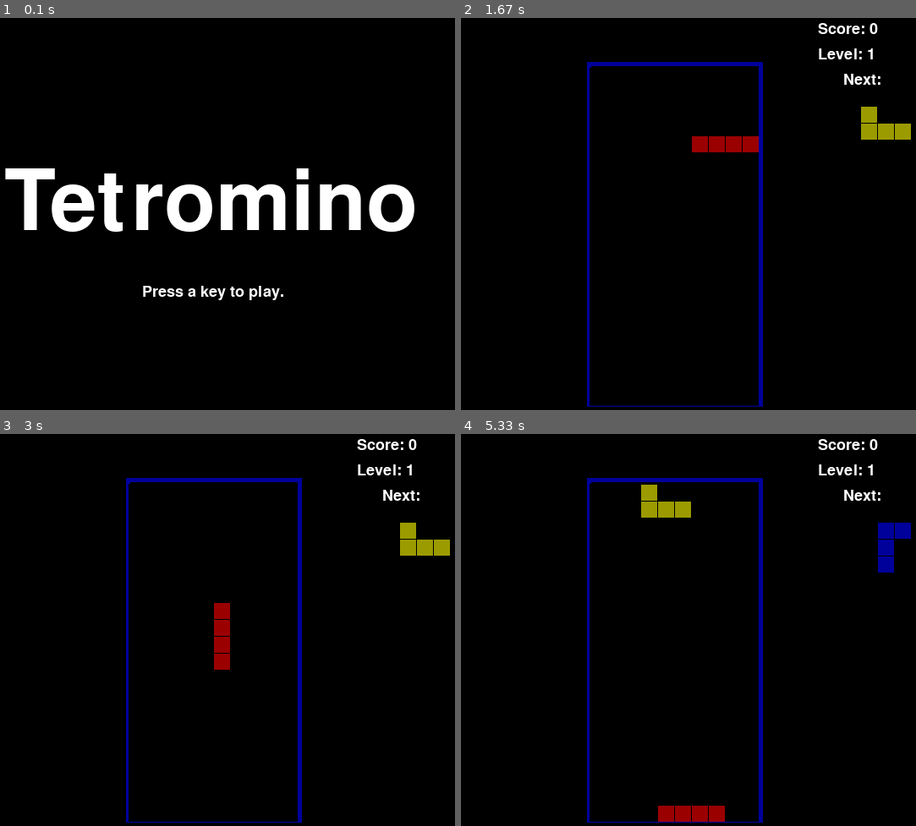
Above: before the commit, frames 1-4 (two rows, left to right).
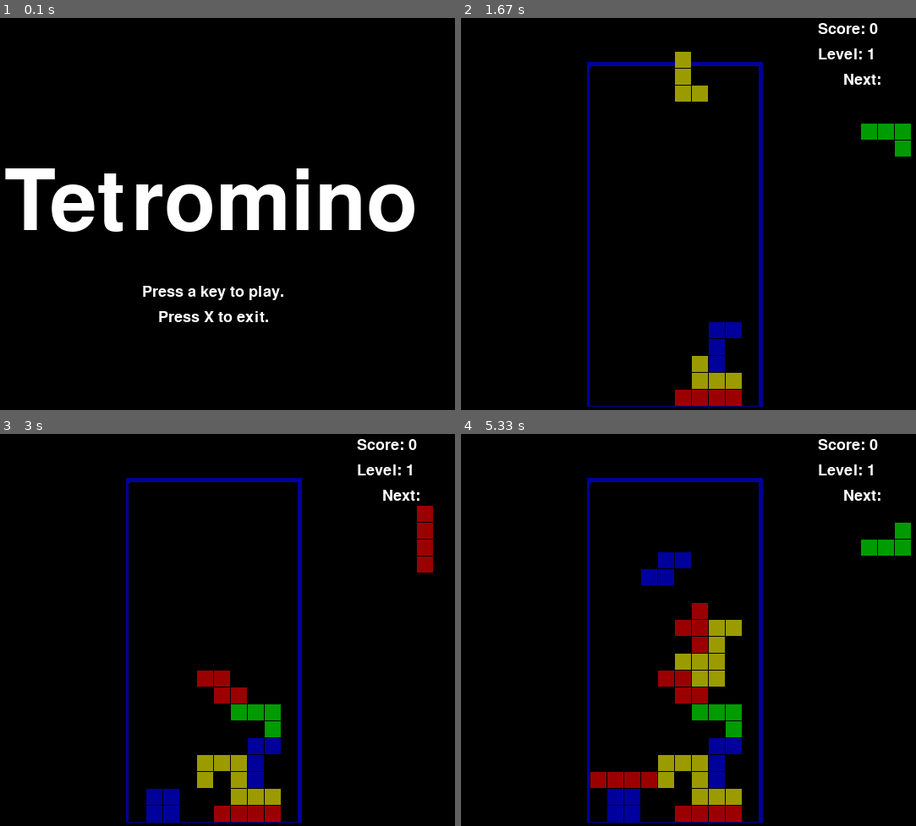
Above: after the commit, the same moments.

Repository: cqhj2020/pygame-demo-2020
Game: pygame game, started from pytetromino/pytetromino.py
The game is run twice, just before and just after one commit, with the same random seed, the same clock (stepped at 60 frames per second) and the same inputs.
Inputs:
- Up to frame 1 (0.1 s): no input
- Up to frame 2 (1.67 s): tap Space at 0.33, 1.23, 1.53 s; hold Space 0.67-1.13 s; hold Right 0.67-1.13 s; hold Right 1.17-1.63 s
- Up to frame 3 (3 s): hold Up 1.67-1.97 s; tap Space at 1.73, 2.07, 2.37, 2.57, 2.87 s; hold Right 2-2.47 s; hold Left from 2.5 s (still down)
- Up to frame 4 (5.33 s): release Left at 3.03 s; hold Down 3.07-3.37 s; tap Space at 3.13, 3.47, 3.9, 4.3, 4.6, 4.97 s; hold Left 3.4-3.8 s; hold Up 3.83-4.2 s; hold Right 4.23-4.87 s; hold Down 4.9-5.27 s; hold Left from 5.3 s (still down)

The runs differ from the first frame. In frame 1, 0.3% of the frame differs, in the area x 34-59%, y 74-78%; in frame 2, 3.6%; in frame 3, 5.6%; in frame 4, 8.1%, in the area x 28-99%, y 12-99%.

Commit message:
a tetromino pygame

Diff:
--- a/pytetromino/pytetromino.py
+++ b/pytetromino/pytetromino.py
@@ -187,6 +187,11 @@
                 return #在这种情况下 runGame()函数将被返回。
 
         for event in pygame.event.get():  #事件处理循环负责玩家旋转下落的砖块，移动下落的砖块。
+
+            if event.type == KEYDOWN:
+                if event.key == K_x:
+                    sys.exit()
+
                 #松开一个剪头键将会把movingLeft或movingRight或movingDown变量设置为False,表示玩家不再想
                 #要让砖块朝着该方向移动。随后的代码将会根据这些“moving”变量中的Boolean值来确定做什么。
             if event.type == KEYUP:#当按键弹起的时候响应KEYUP事件
@@ -229,6 +234,10 @@
                         fallingPiece['y'] =  fallingPiece['y'] +1  #移动
                     lastMoveDownTime = time.time() #lastMoveDownTime重新设置为当前时间。随后将检查这些变量，以确保只要按下向下箭头键的时候，砖块就
                     #会以较快的速率下降
+
+                elif event.key == K_SPACE :
+                    while isValidPosition(board, fallingPiece, adjY=1):
+                        fallingPiece['y'] = fallingPiece['y'] + 1
 
         if (movingLeft or movingRight) and time.time() - lastMoveSidewaysTime > MOVESIDEWAYSFREQ:#MOVESIDEWAYSFREQ = 0.15 按向左或向右超过0.15秒
             if movingLeft and isValidPosition(board, fallingPiece, adjX=-1):#如果是向左方向键，并且向左一个位置有效
@@ -414,6 +423,11 @@
     pressKeySurf, pressKeyRect = makeTextObjs('Press a key to play.', BASICFONT, TEXTCOLOR)
     pressKeyRect.center = (int(WINDOWWIDTH / 2), int(WINDOWHEIGHT / 2) + 100)
     DISPLAYSURF.blit(pressKeySurf, pressKeyRect)
+
+    pressKeySurf, pressKeyRect = makeTextObjs('Press X to exit.', BASICFONT, TEXTCOLOR)
+    pressKeyRect.center = (int(WINDOWWIDTH / 2), int(WINDOWHEIGHT / 2) + 130)
+    DISPLAYSURF.blit(pressKeySurf, pressKeyRect)
+
     while checkForKeyPress() == None:
         pygame.display.update()
         FPSCLOCK.tick()
